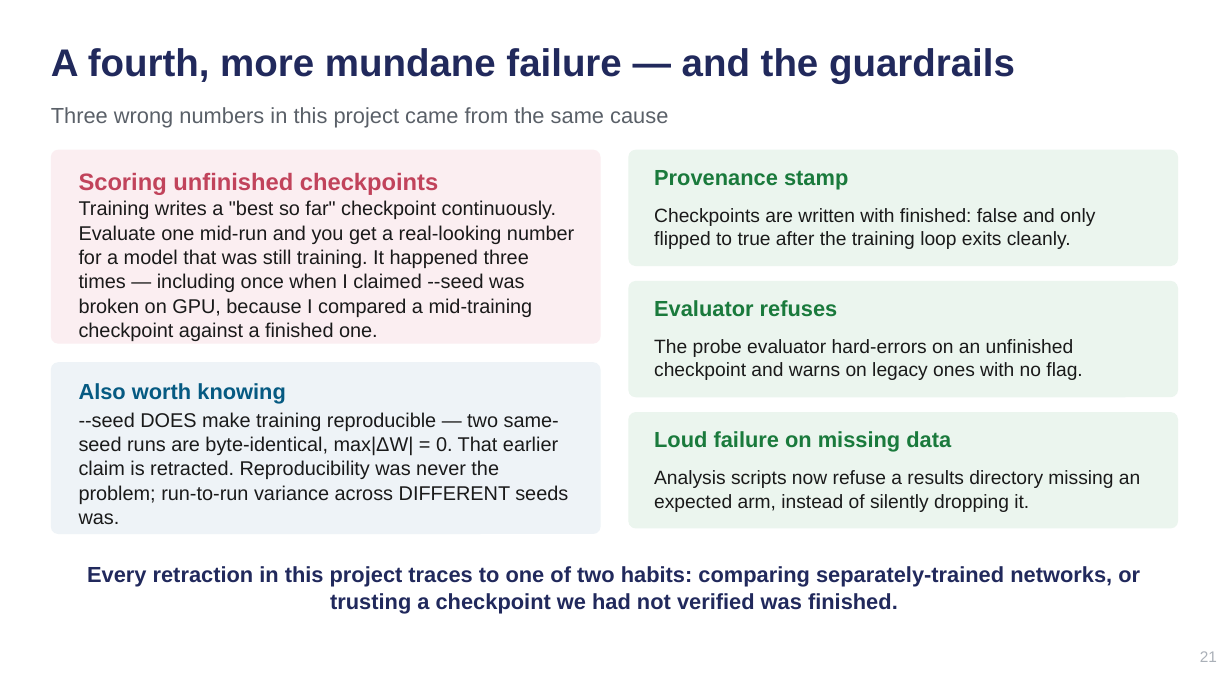
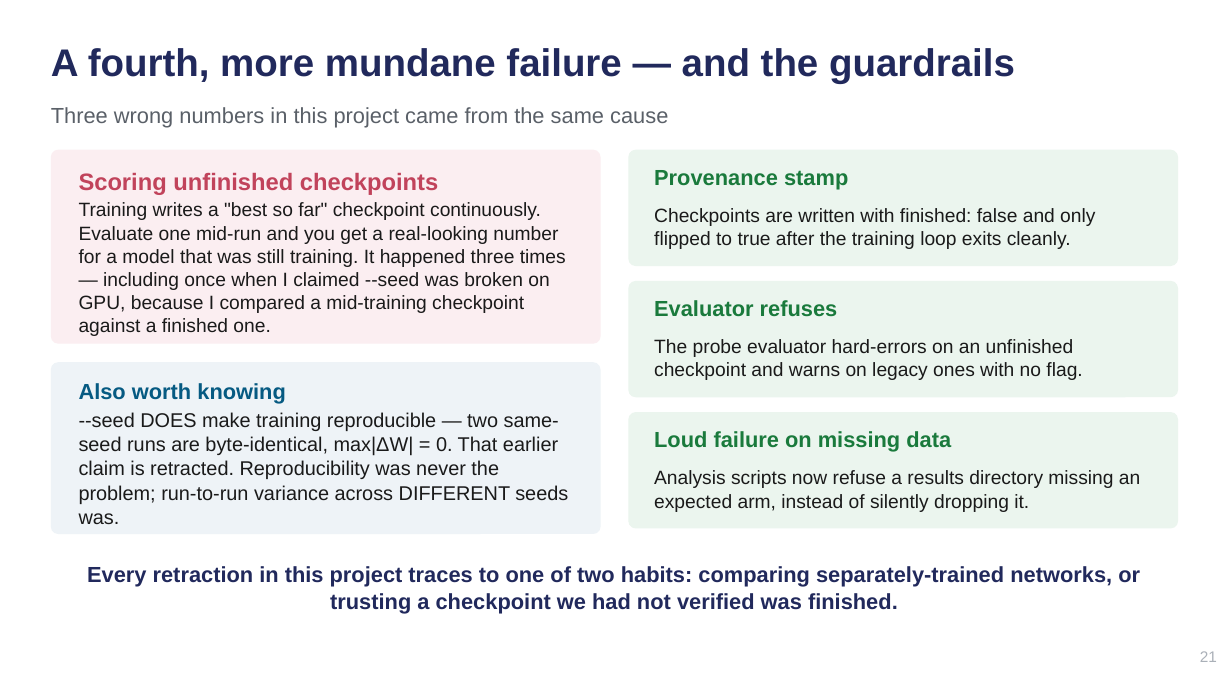
Before and after one commit to rama21094/NMR-Metabolomics-Foundational-Model, a slide deck: slide 21 of docs/Group_Meeting_2026-08-10.pptx. Drawn at 1232x693 pixels with LibreOffice and Linux fonts; fonts in the diff are those of the drawing. Boxes give left, top, right and bottom in pixels: in the first picture for what was removed or moved away, otherwise in the second. Text is boxed around its words. In the diff, an @@ line names an element or a change of style, - is before the commit and + after.

```diff
--- a/docs/Group_Meeting_2026-08-10.pptx
+++ b/docs/Group_Meeting_2026-08-10.pptx
@@ text "Training writes a "best so ..." at <box>79,202,566,336</box>: size 15.5 to 15 pt; line spacing 19pt to 18pt @@
```
Also in this commit, not shown: 6 other slides changed, 5 other files.
